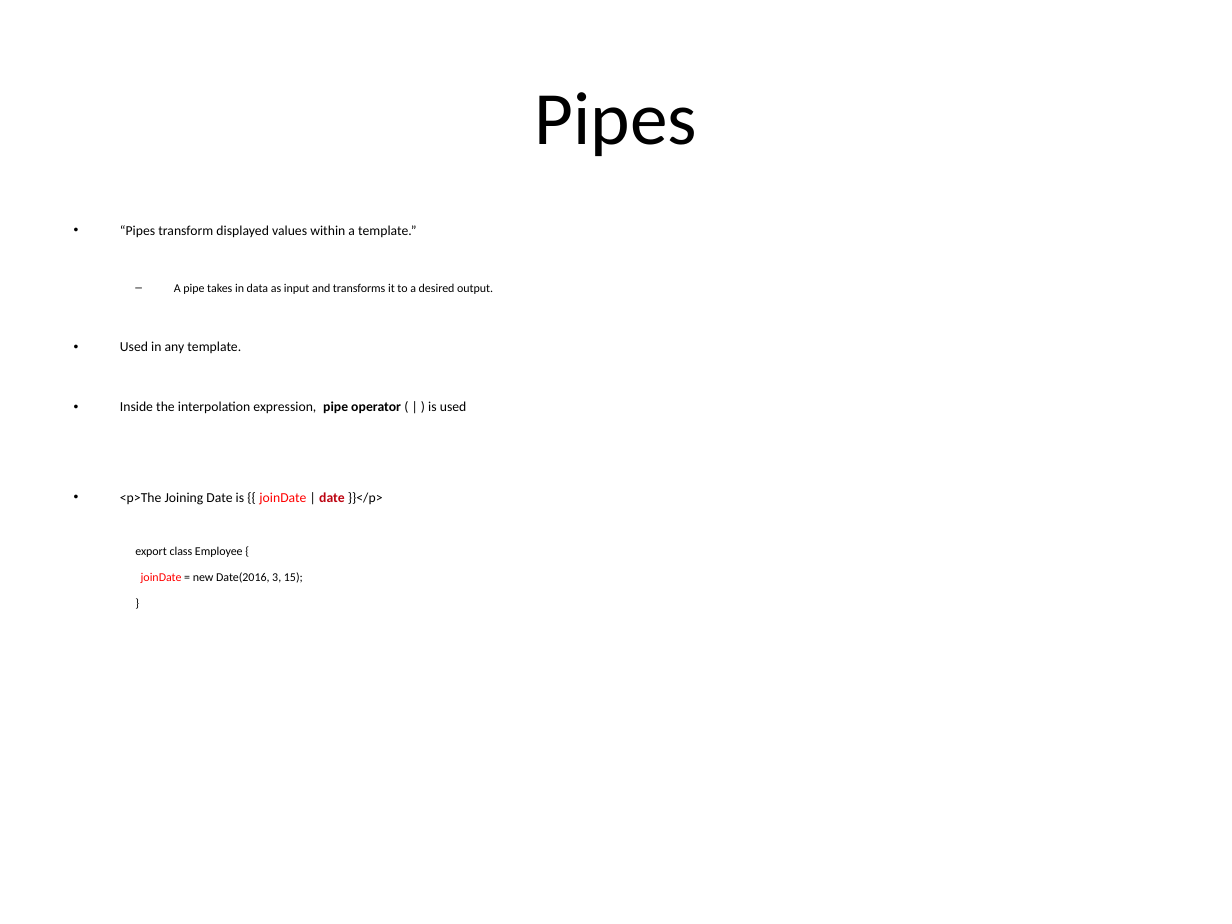
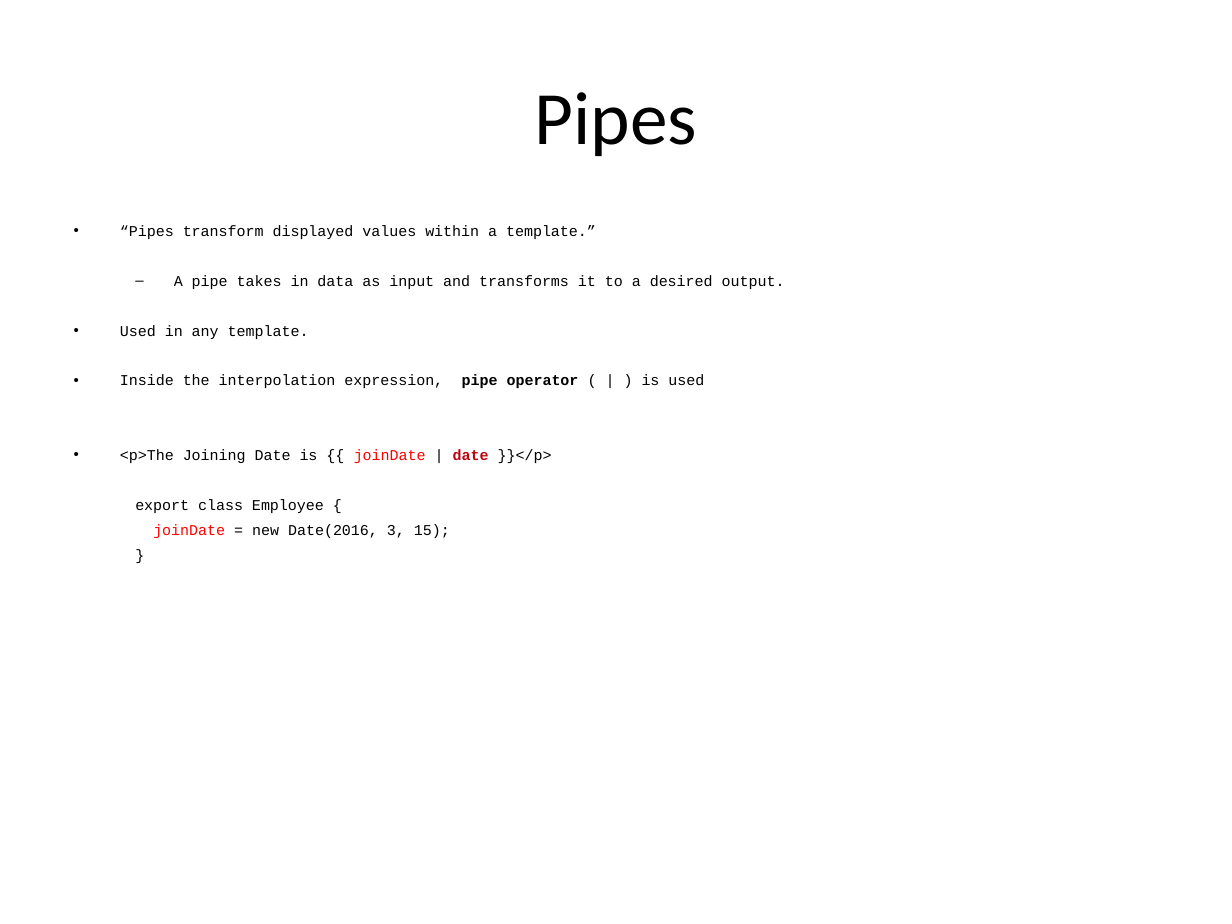
Before and after one commit to vishnumvn/AngularJS_Tut, a slide deck: slide 266 of Materials/Angular_Module01.ppt. Drawn at 1232x924 pixels with LibreOffice and Linux fonts; fonts in the diff are those of the drawing. Boxes give left, top, right and bottom in pixels: in the first picture for what was removed or moved away, otherwise in the second. Text is boxed around its words. In the diff, an @@ line names an element or a change of style, - is before the commit and + after.

```diff
--- a/Materials/Angular_Module01.ppt
+++ b/Materials/Angular_Module01.ppt
@@ text "“Pipes transform displayed values within ..." at [120, 225, 785, 538]: size 8 to 8.8 pt in "“Pipes transform displayed values within a template.”", "Used in any template.", "Inside the interpolation expression, pipe operator ( ...", "<p>The Joining Date is {{ joinDate | ..."; font Calibri to Courier New; size 7 to 8.8 pt in "A pipe takes in data as input ...", "export class Employee {", "joinDate = new Date(2016, 3, 15);", "}"; less space between paragraphs @@
```
Also in this commit, not shown: 258 other slides changed, 1 other file.
